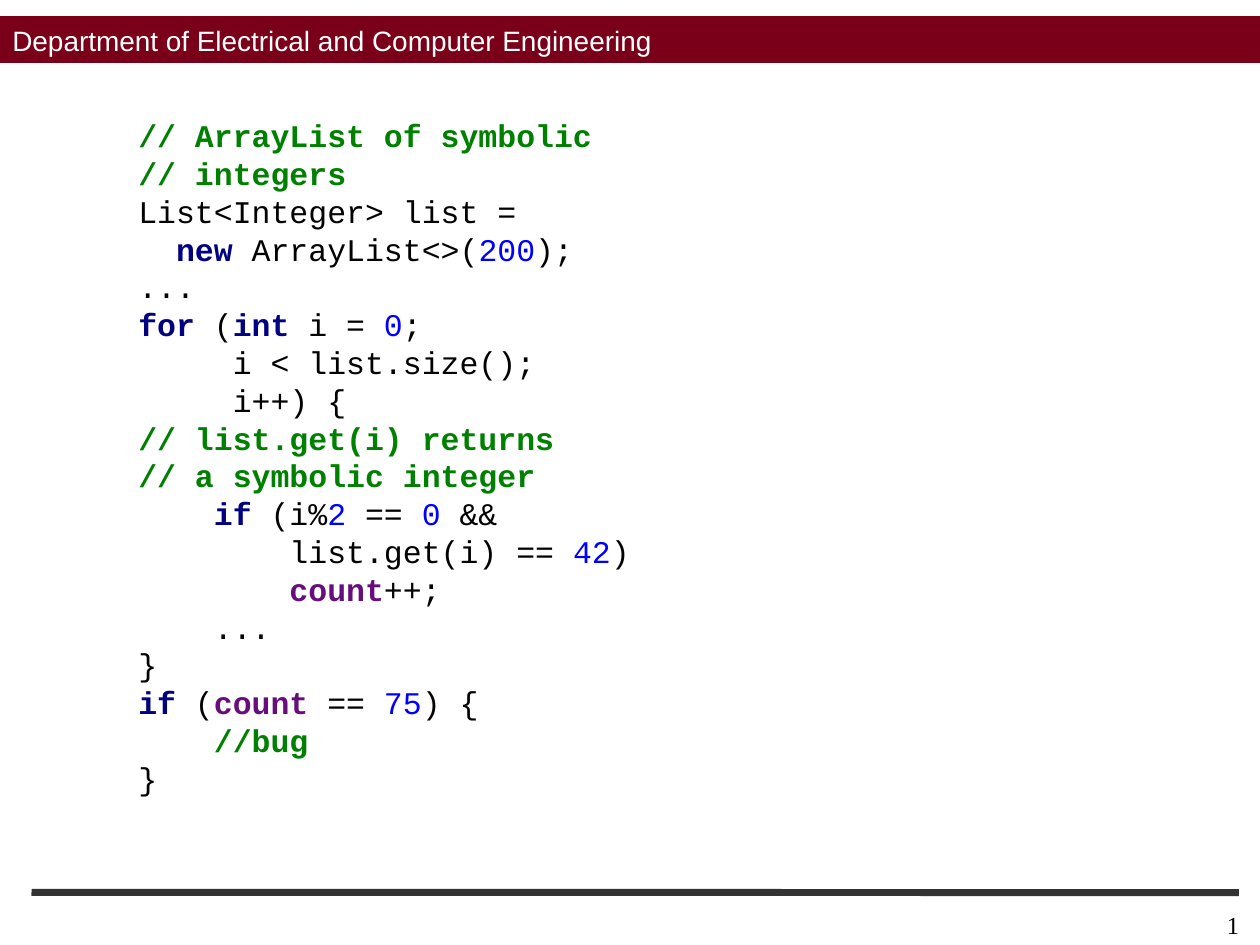
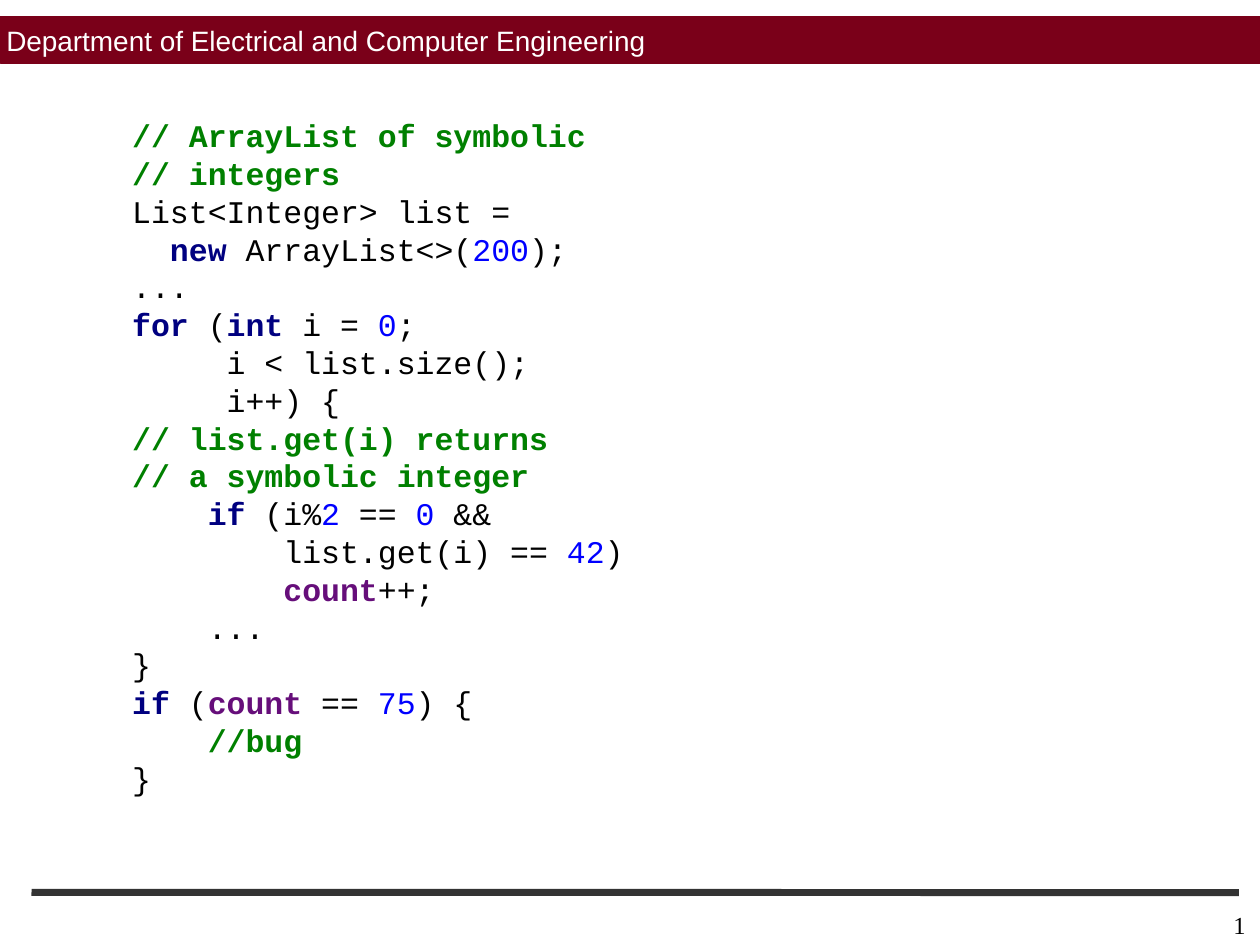
Before and after one commit to sohah/ISSTA-Veritesting, a slide deck: slide 1 of figures/Figures.pptx. Drawn at 1260x945 pixels with LibreOffice and Linux fonts; fonts in the diff are those of the drawing; background and template pictures are left out. Boxes give left, top, right and bottom in pixels: in the first picture for what was removed or moved away, otherwise in the second. Text is boxed around its words. In the diff, an @@ line names an element or a change of style, - is before the commit and + after.

```diff
--- a/figures/Figures.pptx
+++ b/figures/Figures.pptx
@@ rectangle "Department of Electrical and Computer ..." at (x1=0, y1=16, x2=1260, y2=63): more space between paragraphs; outline #7A0019 0 pt to #7A0019 0.25 pt @@
@@ text "// ArrayList of symbolic" moved from (x1=138, y1=125, x2=630, y2=759) to (x1=132, y1=125, x2=624, y2=759) @@
@@ page number moved from (x1=1227, y1=918, x2=1239, y2=934) to (x1=1233, y1=918, x2=1245, y2=934) @@
```
Also in this commit, not shown: 3 other slides changed, 1 slide added.
